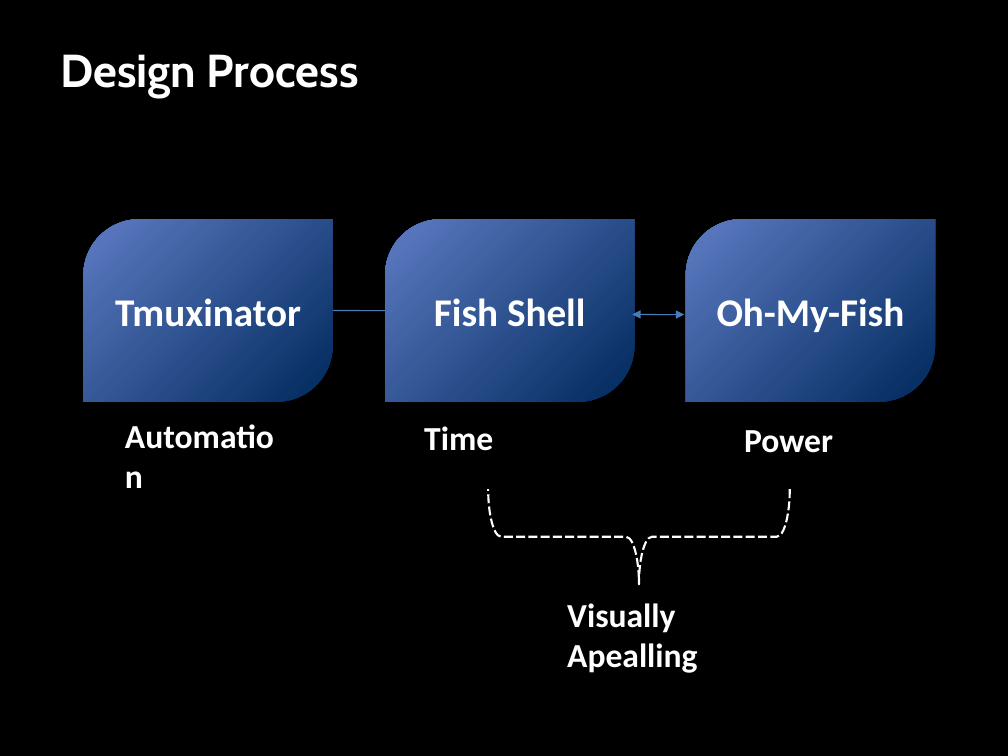
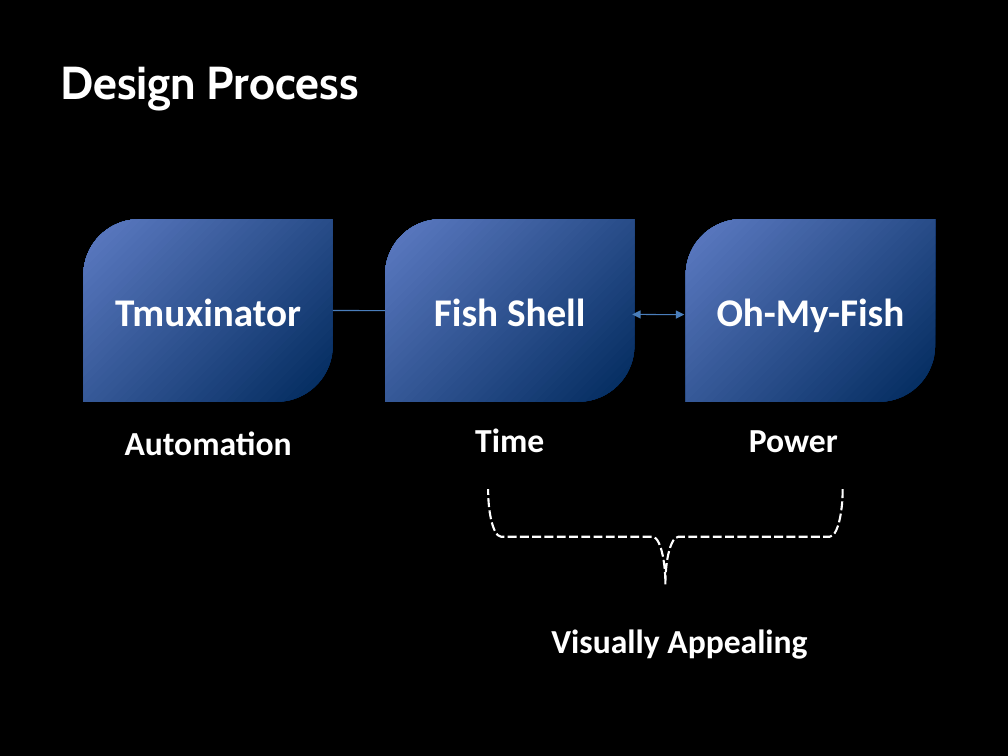
Before and after one commit to paiva/terminal, a slide deck: slide 9 of presentation/terminal.pptx (slide 7 before the commit). Drawn at 1008x756 pixels with LibreOffice and Linux fonts; fonts in the diff are those of the drawing. Boxes give left, top, right and bottom in pixels: in the first picture for what was removed or moved away, otherwise in the second. Text is boxed around its words. In the diff, an @@ line names an element or a change of style, - is before the commit and + after.

```diff
--- a/presentation/terminal.pptx
+++ b/presentation/terminal.pptx
@@ text "Design Process": place and size @@
-text "Design Process" at bbox=[60, 54, 359, 98]
+text "Design Process" at bbox=[60, 66, 359, 110]
@@ text "Automation" at bbox=[125, 431, 292, 456]: alignment left to centre @@
@@ text "Automation": place and size @@
-text "Automation" at bbox=[115, 409, 289, 500]
+text "Automation" at bbox=[125, 431, 292, 456]
@@ text "Time": place and size @@
-text "Time" at bbox=[424, 426, 493, 451]
+text "Time" at bbox=[475, 428, 544, 453]
@@ text "Time" at bbox=[475, 428, 544, 453]: alignment left to centre @@
@@ text "Power": place and size @@
-text "Power" at bbox=[744, 430, 833, 453]
+text "Power" at bbox=[749, 430, 838, 453]
@@ right brace: place and size @@
-right brace at bbox=[488, 489, 790, 584]
+right brace at bbox=[488, 490, 843, 585]
@@ text at bbox=[551, 629, 807, 659]: text changed @@
-Visually Apealling
+Visually Appealing
```
Also in this commit, not shown: 4 other slides changed, 10 slides added, 3 slides removed.
